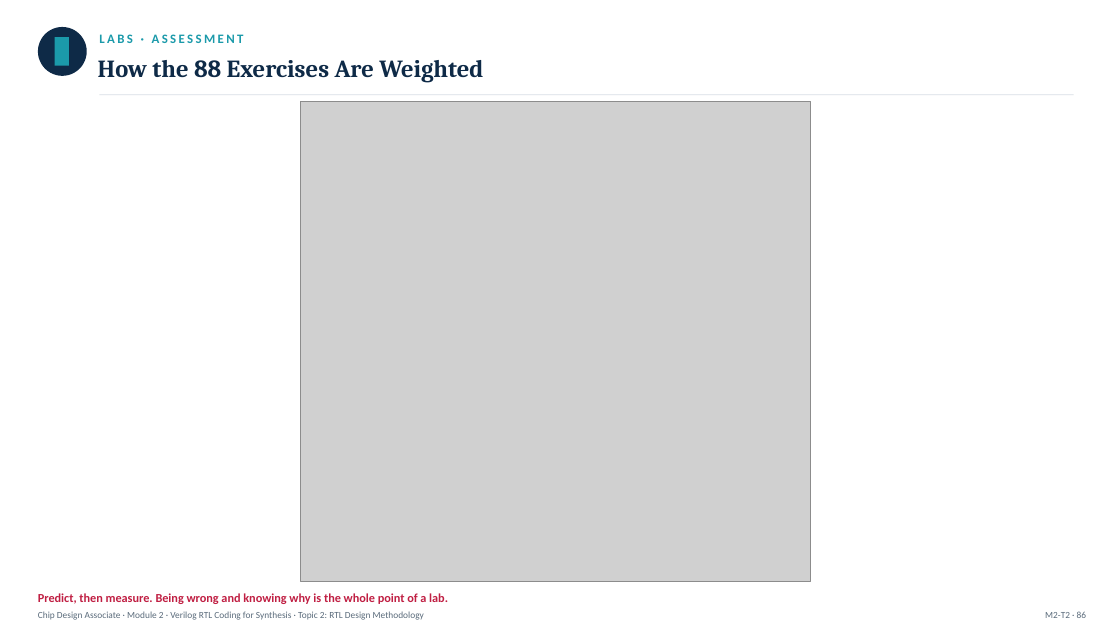
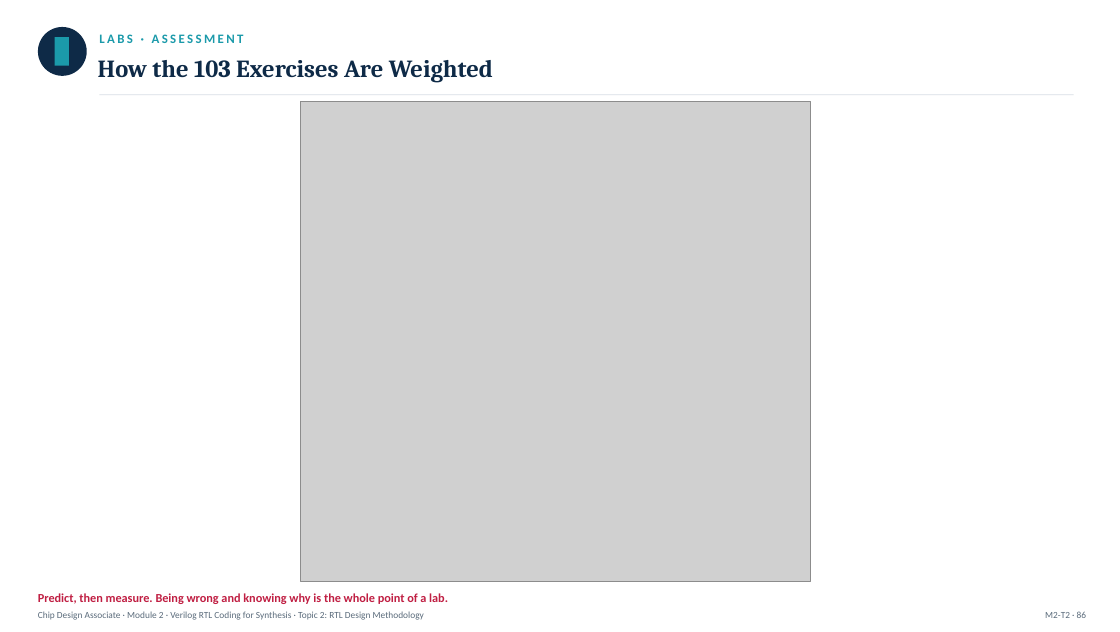
Before and after one commit to ripunjayiisc/ChipDesignContent, a slide deck: slide 86 of ChipDesignAssociate/Module2/Module2_Topic2_RTLDesignMethodology.pptx. Drawn at 1120x632 pixels with LibreOffice and Linux fonts; fonts in the diff are those of the drawing; grey boxes stand for pictures. Boxes give left, top, right and bottom in pixels: in the first picture for what was removed or moved away, otherwise in the second. Text is boxed around its words. In the diff, an @@ line names an element or a change of style, - is before the commit and + after.

```diff
--- a/ChipDesignAssociate/Module2/Module2_Topic2_RTLDesignMethodology.pptx
+++ b/ChipDesignAssociate/Module2/Module2_Topic2_RTLDesignMethodology.pptx
@@ text at box(98, 60, 493, 83): text changed @@
-How the 88 Exercises Are Weighted
+How the 103 Exercises Are Weighted
```
Also in this commit, not shown: 3 other slides changed, 12 other files.
